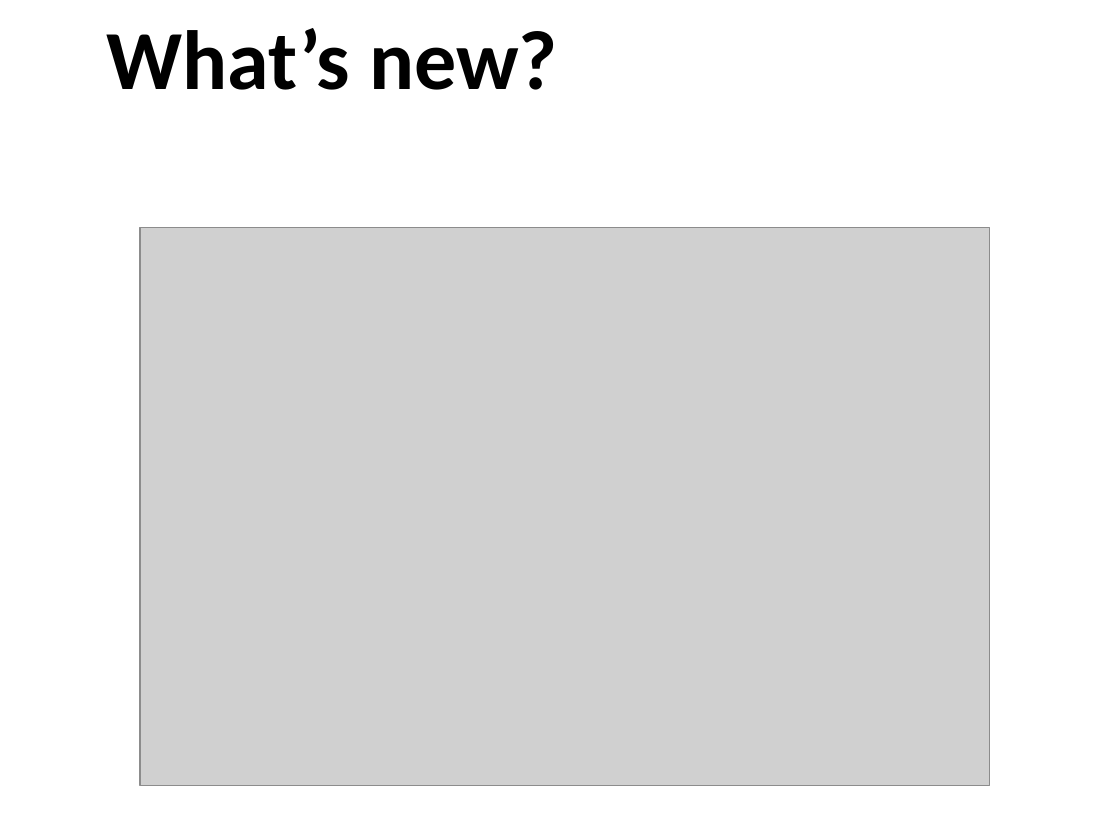
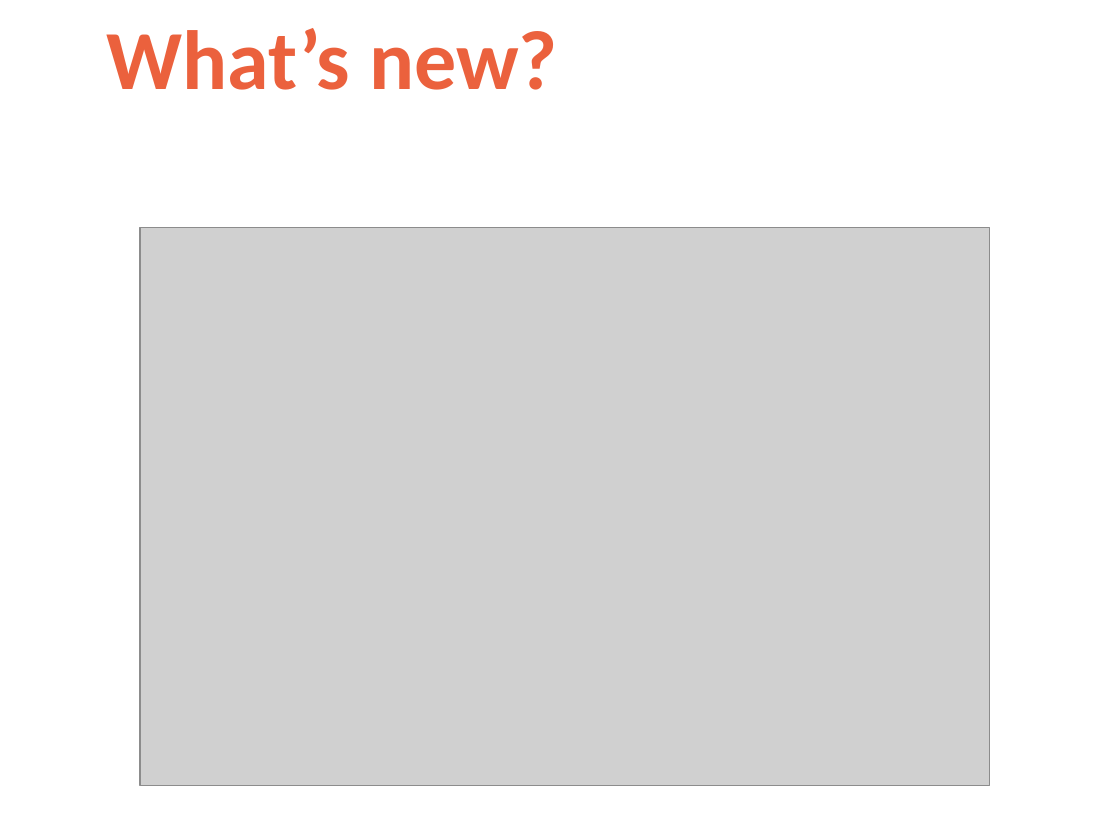
Before and after one commit to BVPMOSC/Presentations, a slide deck: slide 3 of html5.odp. Drawn at 1120x840 pixels with LibreOffice and Linux fonts; fonts in the diff are those of the drawing; grey boxes stand for pictures; background and template pictures are left out. Boxes give left, top, right and bottom in pixels: in the first picture for what was removed or moved away, otherwise in the second. Text is boxed around its words. In the diff, an @@ line names an element or a change of style, - is before the commit and + after.

```diff
--- a/html5.odp
+++ b/html5.odp
@@ text "What’s new?" at [107, 28, 557, 90]: text colour #000000 to #EB613D @@
```
Also in this commit, not shown: 1 other slide changed, 1 other file.
